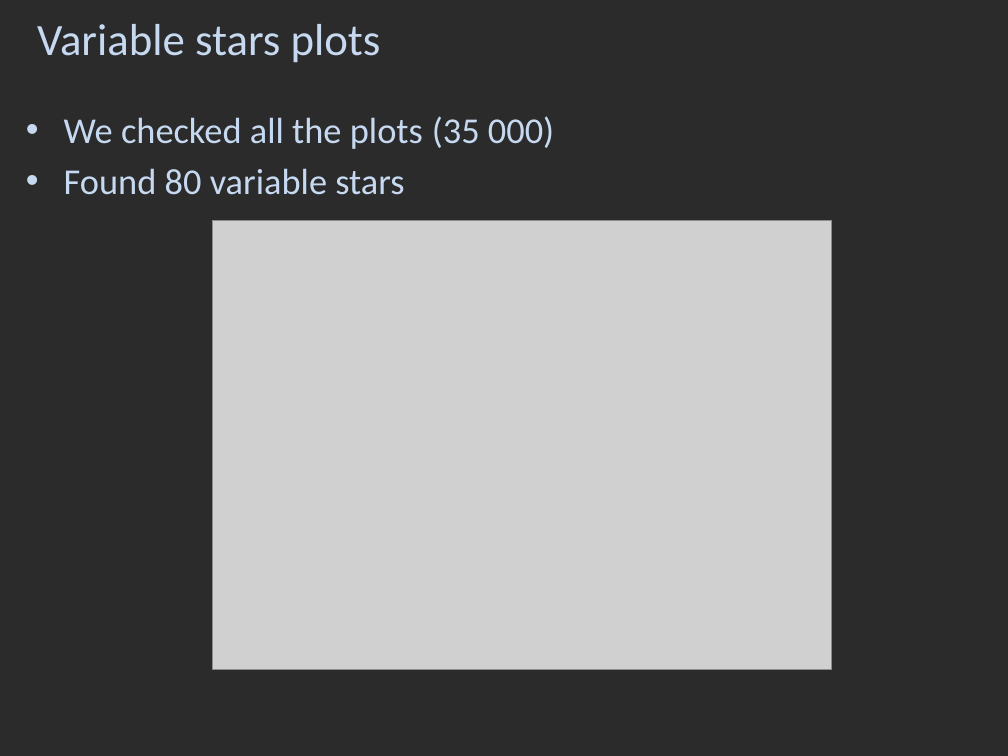
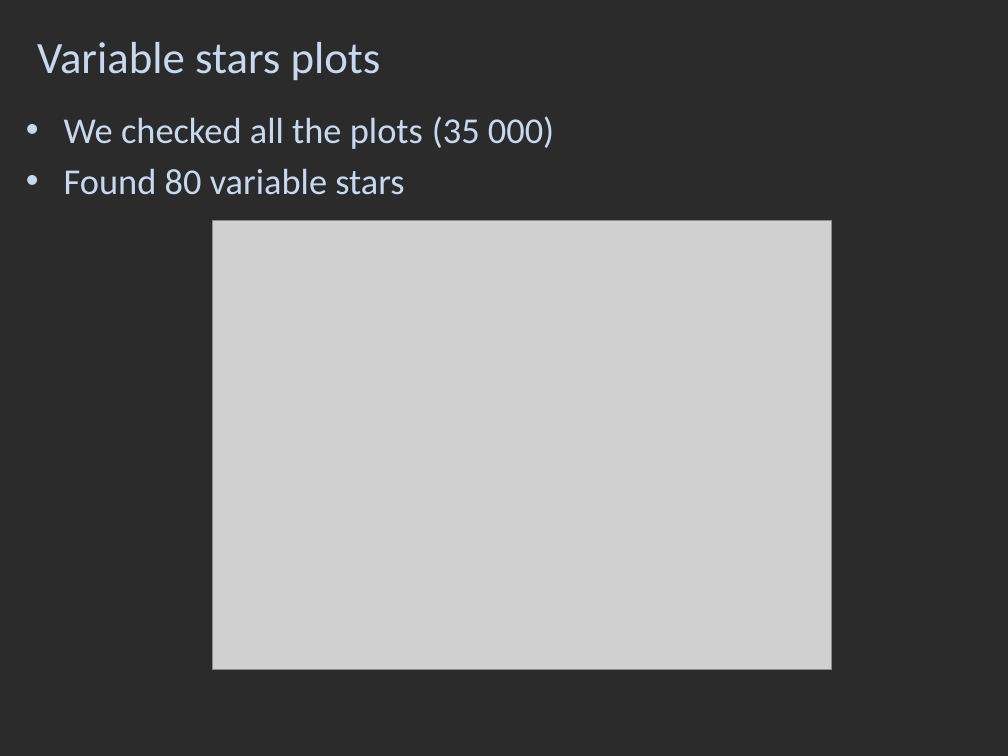
Before and after one commit to DinoBektesevic/vsa2009, a slide deck: slide 7 of The Photometry group.pptx. Drawn at 1008x756 pixels with LibreOffice and Linux fonts; fonts in the diff are those of the drawing; grey boxes stand for pictures; background and template pictures are left out; a plain dark background stands for a picture behind light text. Boxes give left, top, right and bottom in pixels: in the first picture for what was removed or moved away, otherwise in the second. Text is boxed around its words. In the diff, an @@ line names an element or a change of style, - is before the commit and + after.

```diff
--- a/The Photometry group.pptx
+++ b/The Photometry group.pptx
@@ title "Variable stars plots": place and size @@
-title "Variable stars plots" at <box>37,24,381,63</box>
+title "Variable stars plots" at <box>37,42,381,81</box>
```
Also in this commit, not shown: 10 other slides changed.
